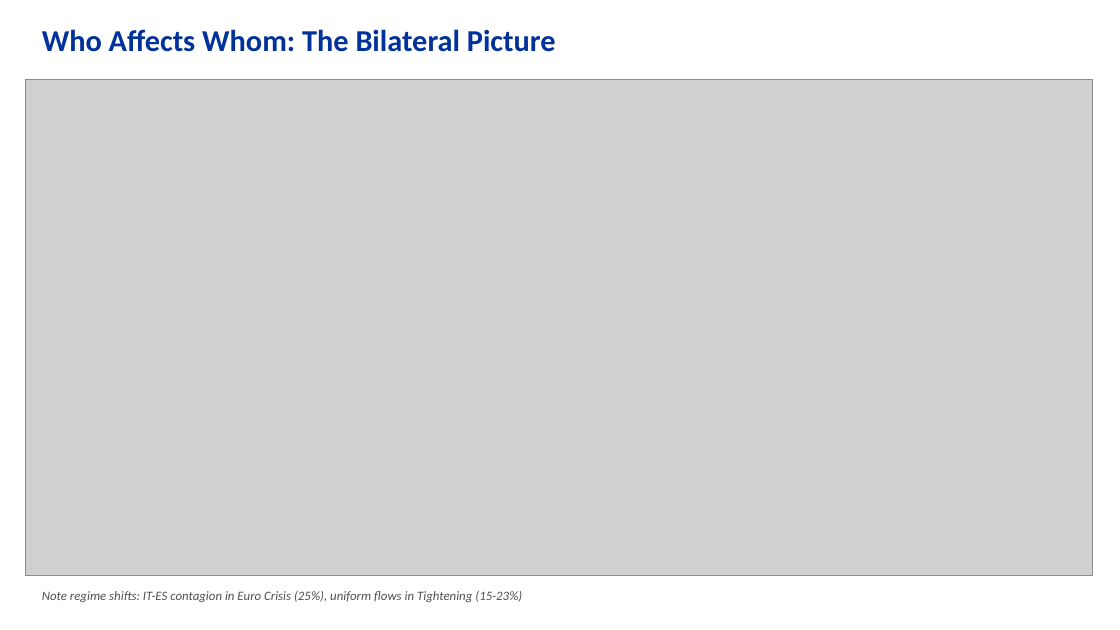
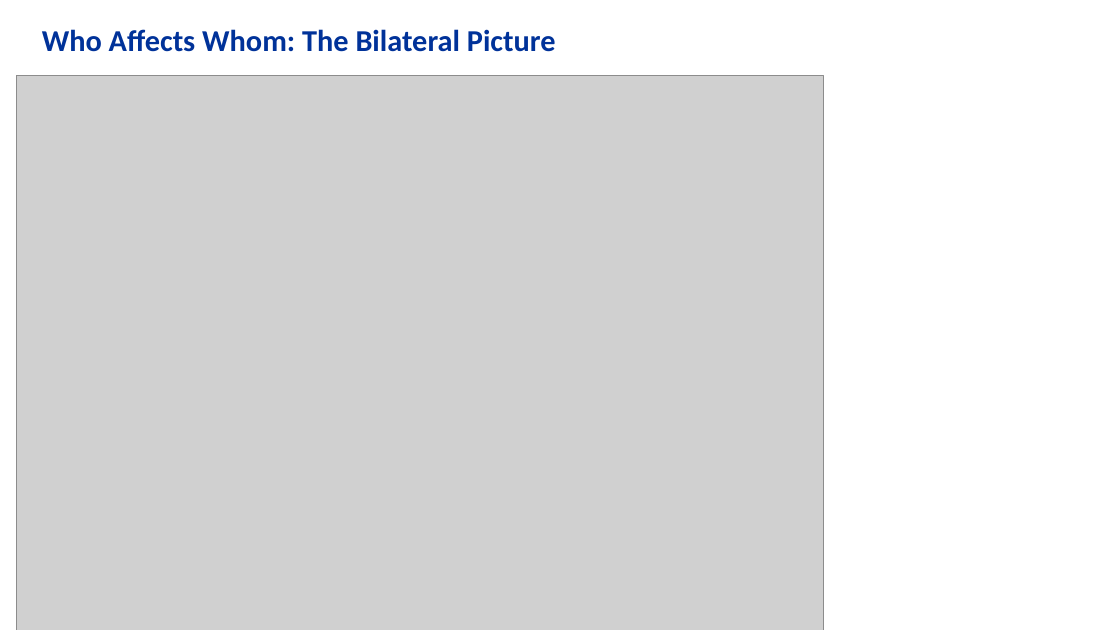
Before and after one commit to jonorice/Bond-spillovers, a slide deck: slide 11 of comprehensive_analysis/Bond_Spillovers_Policymaker_Deck.pptx. Drawn at 1120x630 pixels with LibreOffice and Linux fonts; fonts in the diff are those of the drawing; grey boxes stand for pictures. Boxes give left, top, right and bottom in pixels: in the first picture for what was removed or moved away, otherwise in the second. Text is boxed around its words. In the diff, an @@ line names an element or a change of style, - is before the commit and + after.

```diff
--- a/comprehensive_analysis/Bond_Spillovers_Policymaker_Deck.pptx
+++ b/comprehensive_analysis/Bond_Spillovers_Policymaker_Deck.pptx
@@ picture: place and size @@
-picture at box(25, 80, 1092, 576)
+picture at box(17, 76, 823, 630)
@@ text removed at box(42, 591, 522, 602) @@
-Note regime shifts: IT-ES contagion in Euro Crisis (25%), uniform flows in Tightening (15-23%)
```
Also in this commit, not shown: 4 other slides changed, 6 other files.
